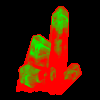
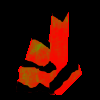
Layer changes from the first 100px x 100px image to the second:
added layer "snow mask" above "mask 2" over [16, 6, 79, 95]
painted on "mask 2" over [16, 6, 81, 94]
added layer "snow outline" above "snow" over [18, 6, 81, 95]
added layer "snow" above "Outline" over [16, 6, 79, 95]
hid "Outline", moved it above "Outline minor" over [16, 6, 81, 95]
